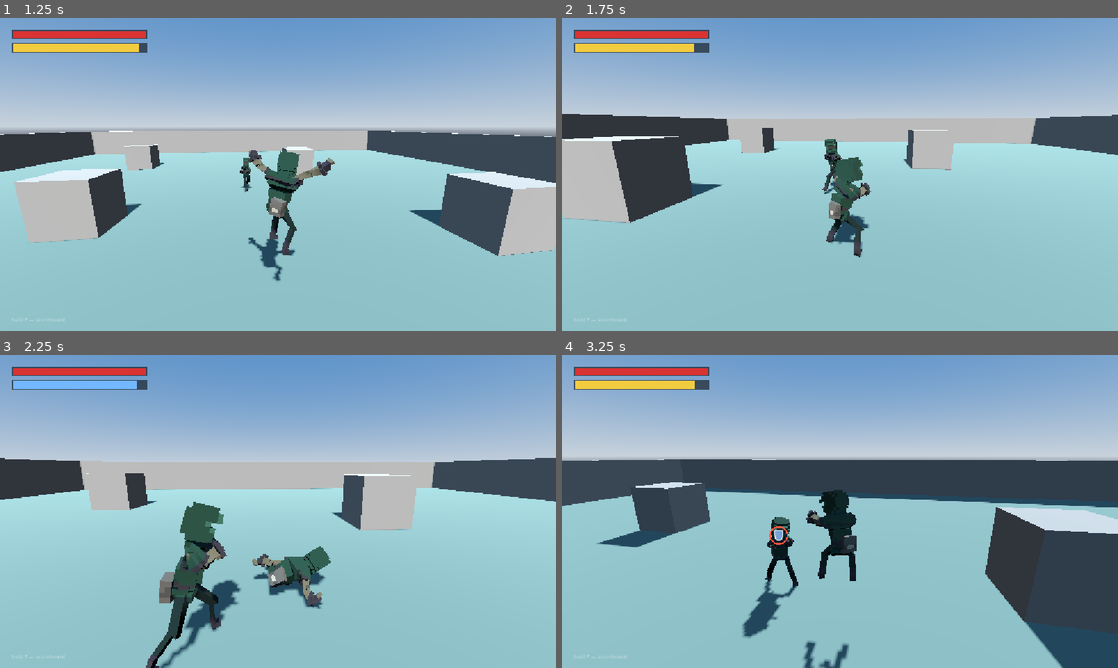
Above: before the commit, frames 1-4 (two rows, left to right).
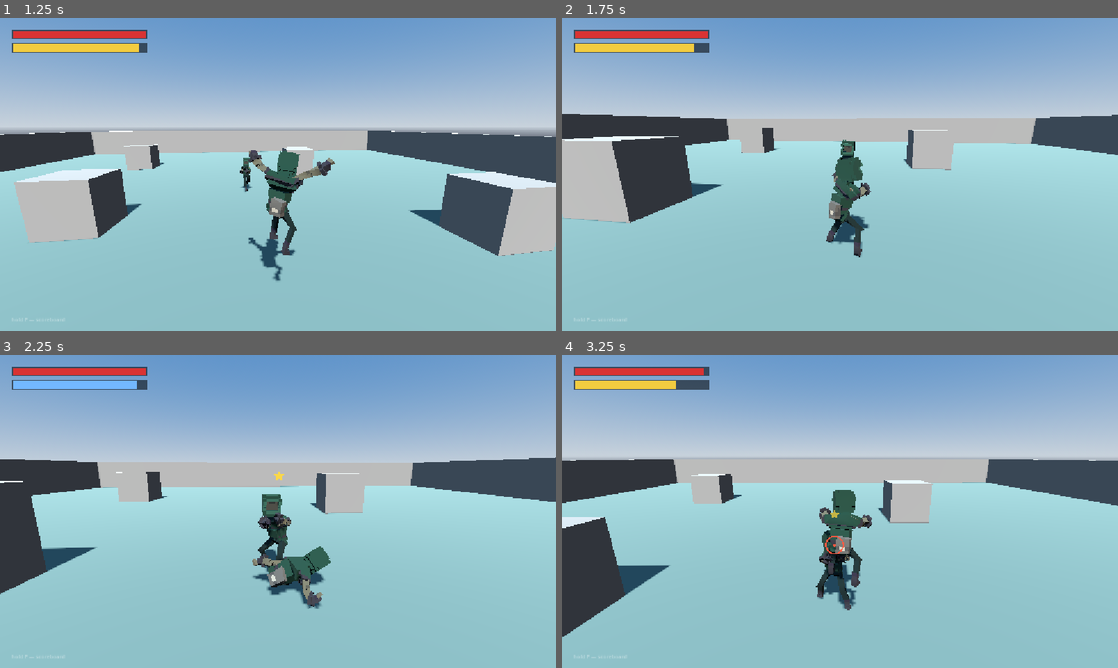
Above: after the commit, the same moments.

Repository: therealssorw/astria
Game: Godot game, scene res://scenes/main.tscn
Same seed, same stepped clock (60 frames per second), same inputs: the game is played once before the commit and once after it. This scene is started directly instead of the project's main scene. A sky picture missing from this copy of the repository is replaced by a grey-blue gradient. Sound files missing from this copy of the repository are replaced by a short silence.
Inputs (mouse positions are in pixels of both pictures, inside the frame that each line leads up to):
- Up to frame 1 (1.25 s): tap Enter (ui_accept) at 0.5 s; move the mouse to (305, 174) at 0.52 s; hold W (move_forward) from 0.53 s (still down); click (305, 174) at 0.6 s; tap Space (jump) at 0.77 s
- Up to frame 2 (1.75 s): keep holding W (move_forward); move the mouse to (812, 174) at 1.27 s; click (812, 174) at 1.35 s; tap Space (jump) at 1.52 s
- Up to frame 3 (2.25 s): keep holding W (move_forward); move the mouse to (289, 505) at 2.02 s; hold Right mouse button (block) from 2.03 s (still down)
- Up to frame 4 (3.25 s): keep holding W (move_forward); click (851, 505) at 2.3 s; move the mouse to (834, 517) at 2.77 s; release Right mouse button (block) at 2.78 s; tap ] (hotbar_next) at 2.85 s; tap Space (jump) at 3.02 s; click (834, 517) at 3.05 s

Frame 1 is identical in both runs. In frame 2, 0.4% of the frame differs, in the area x 46-53%, y 38-57%; in frame 3, 11%; in frame 4, 30%, in the area x 0-100%, y 4-100%.

Commit message:
Put the held sword in the character's hand
The sword mesh out of the TC Sword pack lands in Assets/Models/Items, and an
item's ItemDb entry can now carry a "hold" block saying which model, how big,
where and what tint. HumanoidVisual hangs it off a BoneAttachment3D on the
RightHand bone, so it follows every clip and NPCs get it for free.

Which item that is stays the server's call: "held" is the single part of a bag
that goes out in the public registry, since it is in your hand where everyone
can see it. tests/preview_held_item.tscn renders the grip to a PNG for fitting
the next weapon.

Co-Authored-By: Claude Opus 5 <noreply@anthropic.com>

Diff:
--- a/scripts/core/network_manager.gd
+++ b/scripts/core/network_manager.gd
@@ -284,8 +284,27 @@
 	var out := {}
 	for id in players:
 		var e: Dictionary = players[id]
-		out[id] = {"name": e["name"], "kills": e["kills"], "deaths": e["deaths"]}
+		# "held" is the one part of a bag everyone can see: it is in your hand,
+		# so every other pawn has to draw it. The rest of the bag stays private.
+		out[id] = {"name": e["name"], "kills": e["kills"], "deaths": e["deaths"],
+				"held": held_item(e)}
 	return out
+
+## What peer `id` has in hand, whichever side of the wire this is: the server
+## reads its own bar, a client reads the "held" field of the public registry.
+func held_of(id: int) -> String:
+	var entry: Dictionary = players.get(id, {})
+	if entry.has("hotbar"):
+		return held_item(entry)
+	return str(entry.get("held", ""))
+
+## The item in an entry's selected hotbar slot, or "".
+func held_item(entry: Dictionary) -> String:
+	var bar: Array = entry.get("hotbar", [])
+	var slot := int(entry.get("hot_slot", 0))
+	if slot < 0 or slot >= bar.size():
+		return ""
+	return str(bar[slot])
 
 func _make_entry(username: String) -> Dictionary:
 	var entry := {"name": username, "kills": 0, "deaths": 0, "gold": 0,
@@ -486,7 +505,14 @@
 func _bag_changed(id: int) -> void:
 	if players.has(id):
 		_refill_hotbar(players[id])
+	_hotbar_changed(id)
+
+## The bar moved: the owner gets the new bar privately, and everyone gets the
+## public registry again — it carries "held", which is what other players draw
+## in this one's hand.
+func _hotbar_changed(id: int) -> void:
 	_send_purse(id)
+	_sync_players()
 
 ## Client -> server: I'm holding this slot now (R1/L1, or a click in the panel).
 func request_hotbar_select(slot: int) -> void:
@@ -505,7 +531,7 @@
 	if not players.has(id) or slot < 0 or slot >= HOTBAR_SLOTS:
 		return
 	players[id]["hot_slot"] = slot
-	_send_purse(id)
+	_hotbar_changed(id)
 
 ## Client -> server: put this carried item in this slot (empty id clears it).
 func request_hotbar_assign(slot: int, item_id: String) -> void:
@@ -527,7 +553,7 @@
 	var bar: Array = entry["hotbar"]
 	if item_id == "":
 		bar[slot] = ""
-		_send_purse(id)
+		_hotbar_changed(id)
 		return
 	# you can only put something on the bar that you are actually carrying
 	if int(entry["items"].get(item_id, 0)) <= 0:
@@ -539,7 +565,7 @@
 		bar[already] = bar[slot] # swap, so a drag never duplicates an entry
 	bar[slot] = item_id
 	entry["hot_slot"] = slot
-	_send_purse(id)
+	_hotbar_changed(id)
 
 ## Client -> server: use whatever is in the slot I'm holding.
 func request_use_item() -> void:
--- a/scripts/entities/humanoid_visual.gd
+++ b/scripts/entities/humanoid_visual.gd
@@ -65,8 +65,14 @@
 ## lets the player punch faster than enemies sharing this visual.
 @export var attack_speed_mult := 1.0
 
+## Bone a carried item hangs off. Every rig here is retargeted onto
+## SkeletonProfileHumanoid, so the name is the same for Rouge and for NPCs.
+const HOLD_BONE := "RightHand"
+
 var model: Node3D
 var skeleton: Skeleton3D
+var held_id := ""          # item currently drawn in the hand ("" = empty)
+var _held_node: Node3D     # the BoneAttachment3D carrying it
 var anim_player: AnimationPlayer
 var clip_lengths := {}
 var _mats: Array[StandardMaterial3D] = []
@@ -361,6 +367,63 @@
 		speed = clip_lengths[key] / duration
 	_restart(key, 0.18, speed)
 
+# ---------------- held item ----------------
+#
+# What a character carries is a model parented to the hand BONE, so it follows
+# every clip without any of them knowing about it. The id comes from the server
+# (see Net's public registry) — this only draws it.
+
+## Put `id` in this character's hand, or "" for empty hands. Items with no
+## "hold" entry in ItemDb are carried invisibly, which is what the icons in the
+## bag are for. Safe to call every frame: the same id twice does nothing.
+func set_held_item(id: String) -> void:
+	if id == held_id:
+		return
+	held_id = id
+	if is_instance_valid(_held_node):
+		_held_node.queue_free()
+	_held_node = null
+	if id == "" or skeleton == null:
+		return
+	var cfg := ItemDb.hold_config(id)
+	if cfg.is_empty():
+		return
+	var bone := skeleton.find_bone(HOLD_BONE)
+	if bone < 0:
+		push_warning("HumanoidVisual: no '%s' bone to hold %s with" % [HOLD_BONE, id])
+		return
+	var scene := load(str(cfg["model"])) as PackedScene
+	if scene == null:
+		push_warning("HumanoidVisual: %s has no model at %s" % [id, cfg["model"]])
+		return
+
+	var attach := BoneAttachment3D.new()
+	attach.name = "HeldItem"
+	attach.bone_name = HOLD_BONE
+	skeleton.add_child(attach)
+	var inst: Node3D = scene.instantiate()
+	attach.add_child(inst)
+	inst.transform = Transform3D(
+			Basis.from_euler(Vector3(
+				deg_to_rad(cfg["rot"].x), deg_to_rad(cfg["rot"].y), deg_to_rad(cfg["rot"].z))),
+			cfg["pos"])
+	inst.scale = Vector3.ONE * float(cfg["scale"])
+	_tint_held(inst, cfg["tint"])
+	_held_node = attach
+
+## One model serves several items, so a tint stands in for different metals
+## until each has art of its own. White leaves the material alone.
+func _tint_held(root: Node, tint: Color) -> void:
+	if tint == Color(1, 1, 1):
+		return
+	for mi in root.find_children("*", "MeshInstance3D", true, false):
+		var mesh_inst := mi as MeshInstance3D
+		for i in mesh_inst.get_surface_override_material_count():
+			var mat := mesh_inst.mesh.surface_get_material(i)
+			var over := (mat.duplicate() if mat else StandardMaterial3D.new()) as BaseMaterial3D
+			over.albedo_color = over.albedo_color * tint
+			mesh_inst.set_surface_override_material(i, over)
+
 func flash(color: Color, duration := 0.15) -> void:
 	_flash_time = duration
 	for m in _mats:
--- a/scripts/entities/player.gd
+++ b/scripts/entities/player.gd
@@ -294,6 +294,18 @@
 		_woosh_player.stream = swing_wooshes
 		_woosh_player.position.y = 1.2
 		add_child(_woosh_player)
+	# what this pawn is holding rides along with the public registry, so every
+	# peer draws the same thing in its hand
+	Net.player_list_changed.connect(_refresh_held_item)
+	_refresh_held_item()
+
+## Put the hotbar item the SERVER says this player holds into its hand. Purely
+## visual: the pawn asks nobody's permission to draw it, and the id is not
+## something the local client chose.
+func _refresh_held_item() -> void:
+	if body_visual == null or not body_visual.has_method("set_held_item"):
+		return
+	body_visual.set_held_item(Net.held_of(peer_id))
 
 func _make_nametag() -> void:
 	var tag := Label3D.new()
--- a/scripts/items/item_db.gd
+++ b/scripts/items/item_db.gd
@@ -12,6 +12,12 @@
 ## Optional per-item keys:
 ##   "sell"  — override the sell price instead of using SELL_RATIO
 ##   "desc"  — one-line flavour, shown as a tooltip
+##   "hold"  — the model a character carries while this item is in hand:
+##             {"model": <scene path>, "scale": float, "pos": Vector3,
+##              "rot": Vector3 (degrees), "tint": Color}. Everything but
+##             "model" is optional and defaults to HOLD_DEFAULTS, which is
+##             where the grip is lined up with the hand bone — tune the fit
+##             there once and every weapon follows.
 ##
 ## Selling pays SELL_RATIO of the buy price, rounded down.
 ##
@@ -23,29 +29,59 @@
 
 const SELL_RATIO := 0.5
 
+const SWORD_MODEL := "res://Assets/Models/Items/Weapons/Swords/tony_sword.fbx"
+
 const ITEMS := {
 	"wooden_sword": {
 		"name": "Wooden Sword",
 		"price": 20,
 		"desc": "A splintered practice blade.",
 		"icon": "res://Assets/Textures/Items/Weapons/wooden_sword.png",
+		"hold": {"model": SWORD_MODEL, "scale": 0.62, "tint": Color(0.52, 0.36, 0.19)},
 	},
 	"copper_sword": {
 		"name": "Copper Sword",
 		"price": 50,
 		"desc": "Soft metal, but it holds an edge.",
 		"icon": "res://Assets/Textures/Items/Weapons/copper_sword.png",
+		"hold": {"model": SWORD_MODEL, "scale": 0.68, "tint": Color(0.85, 0.52, 0.28)},
 	},
 	"iron_sword": {
 		"name": "Iron Sword",
 		"price": 100,
 		"desc": "Forge-work worth carrying.",
 		"icon": "res://Assets/Textures/Items/Weapons/iron_sword.png",
+		"hold": {"model": SWORD_MODEL, "scale": 0.75},
 	},
+}
+
+## How a held model sits in the hand bone before per-item tweaks. The sword
+## art runs up its own +Y with the grip at the origin, and a humanoid-profile
+## hand bone has the fingers along +Y too, so the blade needs turning to run
+## along the palm rather than out of the wrist.
+const HOLD_DEFAULTS := {
+	"scale": 1.0,
+	"pos": Vector3(0.0, 0.06, 0.0),
+	"rot": Vector3(35.0, 0.0, 0.0),
+	"tint": Color(1, 1, 1),
 }
 
 ## Loaded icons, kept so the grid doesn't hit the disk every redraw.
 static var _icons := {}
+
+## What this item looks like in a character's hand, with the defaults filled
+## in. Empty when the item isn't something you can be seen holding.
+static func hold_config(id: String) -> Dictionary:
+	var raw: Dictionary = ITEMS.get(id, {}).get("hold", {})
+	if raw.is_empty() or not raw.has("model"):
+		return {}
+	var cfg := HOLD_DEFAULTS.duplicate()
+	cfg.merge(raw, true)
+	return cfg
+
+## Is this item drawn in the hand at all?
+static func is_holdable(id: String) -> bool:
+	return not hold_config(id).is_empty()
 
 static func has(id: String) -> bool:
 	return ITEMS.has(id)
--- /dev/null
+++ b/tests/preview_held_item.gd
@@ -0,0 +1,41 @@
+extends Node3D
+## Fitting aid, not a pass/fail test: renders Rouge holding an item and saves a
+## PNG, so a new weapon's grip can be lined up without launching the game.
+## Tweak ItemDb's "hold" entry (or HOLD_DEFAULTS), run this, look at the file:
+##   godot --path . res://tests/preview_held_item.tscn
+## It needs a real window — do NOT pass --headless, there is nothing to draw
+## into. Change ITEM to preview a different one.
+
+const ITEM := "iron_sword"
+const OUT := "user://hold_preview.png"
+
+func _ready() -> void:
+	var light := DirectionalLight3D.new()
+	light.rotation_degrees = Vector3(-40, 35, 0)
+	add_child(light)
+	var env := WorldEnvironment.new()
+	var e := Environment.new()
+	e.background_mode = Environment.BG_COLOR
+	e.background_color = Color(0.2, 0.22, 0.26)
+	e.ambient_light_source = Environment.AMBIENT_SOURCE_COLOR
+	e.ambient_light_color = Color(0.6, 0.6, 0.65)
+	e.ambient_light_energy = 0.8
+	env.environment = e
+	add_child(env)
+
+	var vis: Node3D = (load("res://scripts/entities/rouge_visual.gd") as Script).new()
+	add_child(vis)
+	vis.set_held_item(ITEM)
+
+	var cam := Camera3D.new()
+	add_child(cam)
+	cam.look_at_from_position(Vector3(1.1, 1.1, 1.4), Vector3(-0.15, 0.9, 0))
+	cam.current = true
+
+	for i in 30:
+		await get_tree().process_frame
+	await RenderingServer.frame_post_draw
+	var img := get_viewport().get_texture().get_image()
+	img.save_png(OUT)
+	print("PREVIEW saved=", ProjectSettings.globalize_path(OUT))
+	get_tree().quit()
--- /dev/null
+++ b/tests/preview_held_item.tscn
@@ -0,0 +1,6 @@
+[gd_scene format=3 uid="uid://dn1pd72eqc0ay"]
+
+[ext_resource type="Script" path="res://tests/preview_held_item.gd" id="1_prev"]
+
+[node name="HeldItemPreview" type="Node3D"]
+script = ExtResource("1_prev")
Binary file added: Assets/Models/Items/Weapons/Swords/MotusMan_v50B_FBX_001_v02.fbm/Refelection_03.jpg
Not shown, added: Assets/Models/Items/Weapons/Swords/MotusMan_v50B_FBX_001_v02.fbm/Refelection_03.jpg.import
Binary file added: Assets/Models/Items/Weapons/Swords/tony_sword.fbx
Not shown, added: Assets/Models/Items/Weapons/Swords/tony_sword.fbx.import
Binary file added: Assets/Textures/Items/Weapons/Swords/sword_reflection.jpg
Not shown, added: Assets/Textures/Items/Weapons/Swords/sword_reflection.jpg.import
Not shown, added: tests/preview_held_item.gd.uid
Not shown, changed: CLAUDE.md
